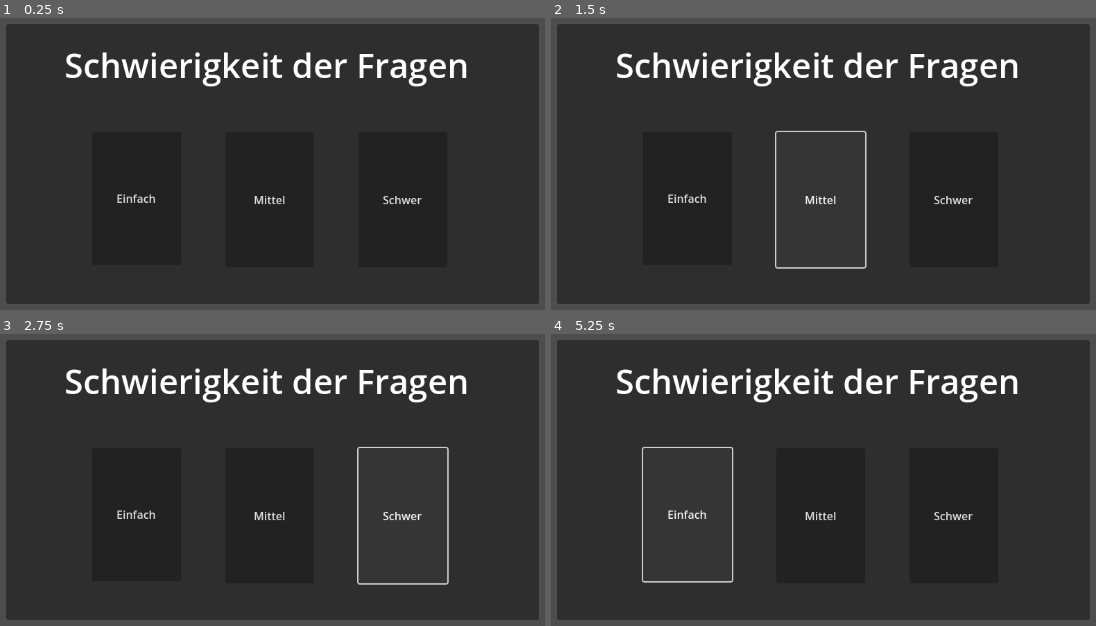
Above: before the commit, frames 1-4 (two rows, left to right).
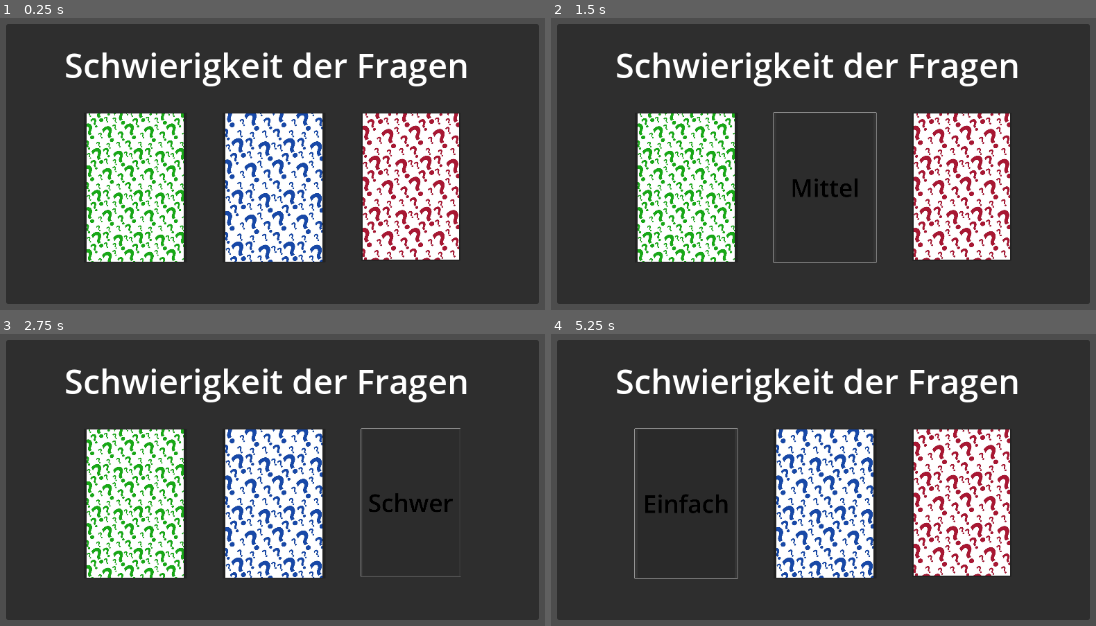
Above: after the commit, the same moments.

Repository: hfxbse/mparty
Game: Godot game, scene res://fieldActions/questionDifficulty/questionDifficulty.tscn
The game is run twice, just before and just after one commit, with the same random seed, the same clock (stepped at 60 frames per second) and the same inputs. This scene is started directly instead of the project's main scene.
Inputs:
- Up to frame 1 (0.25 s): no input
- Up to frame 2 (1.5 s): click "Einfach" at 0.5 s; click "Mittel" at 1.25 s
- Up to frame 3 (2.75 s): click "Schwer" at 2 s
- Up to frame 4 (5.25 s): click "Einfach" at 2.75 s; click "Mittel" at 3.5 s; click "Schwer" at 4.25 s; click "Einfach" at 5 s

The runs differ from the first frame. In frame 1, 27% of the frame differs, in the area x 15-85%, y 32-84%; in frame 2, 19%; in frame 3, 20%; in frame 4, 19%.

Commit message:
finishing question difficulty
finishing question difficulty

adding button colour

Diff:
--- a/fieldActions/questionDifficulty/questionDifficulty.tscn
+++ b/fieldActions/questionDifficulty/questionDifficulty.tscn
@@ -1,4 +1,8 @@
-[gd_scene format=3 uid="uid://c8nj6d5xqeitp"]
+[gd_scene load_steps=4 format=3 uid="uid://c8nj6d5xqeitp"]
+
+[ext_resource type="Texture2D" uid="uid://k5ljrlx7xtsj" path="res://Picture/EasyQuestionCard.png" id="1_t83nk"]
+[ext_resource type="Texture2D" uid="uid://b31y1mi7flnnp" path="res://Picture/mediumQuesrtionCard.png" id="2_kl5si"]
+[ext_resource type="Texture2D" uid="uid://bs0608tx25fkv" path="res://Picture/DifficultQuestionCard.png" id="3_xix84"]
 
 [node name="questionDifficulty" type="Control"]
 layout_mode = 3
@@ -40,32 +44,52 @@
 text = "Schwierigkeit der Fragen"
 
 [node name="Difficulty1" type="Button" parent="Panel"]
-layout_mode = 1
-anchors_preset = -1
-anchor_right = 1.0
-anchor_bottom = 1.0
-offset_left = 124.0
-offset_top = 156.0
-offset_right = -516.0
-offset_bottom = -56.0
-grow_vertical = 2
+layout_mode = 0
+offset_left = 112.0
+offset_top = 128.0
+offset_right = 662.0
+offset_bottom = 928.0
+scale = Vector2(0.27, 0.27)
+theme_override_colors/font_color = Color(0, 0, 0, 0)
+theme_override_colors/font_hover_color = Color(0, 0, 0, 1)
+theme_override_colors/icon_hover_color = Color(0, 0, 0, 0.2)
+theme_override_font_sizes/font_size = 130
 text = "Einfach"
+icon = ExtResource("1_t83nk")
+icon_alignment = 1
+expand_icon = true
 
 [node name="Difficulty2" type="Button" parent="Panel"]
 layout_mode = 0
-offset_left = 316.0
-offset_top = 156.0
-offset_right = 444.0
-offset_bottom = 351.0
+offset_left = 312.0
+offset_top = 128.0
+offset_right = 862.0
+offset_bottom = 928.0
+scale = Vector2(0.27, 0.27)
+theme_override_colors/font_color = Color(0, 0, 0, 0)
+theme_override_colors/font_hover_color = Color(0, 0, 0, 1)
+theme_override_colors/icon_hover_color = Color(0, 0, 0, 0.164706)
+theme_override_font_sizes/font_size = 130
 text = "Mittel"
+icon = ExtResource("2_kl5si")
+icon_alignment = 1
+expand_icon = true
 
 [node name="Difficulty3" type="Button" parent="Panel"]
 layout_mode = 0
-offset_left = 508.0
-offset_top = 156.0
-offset_right = 636.0
-offset_bottom = 351.0
+offset_left = 512.0
+offset_top = 128.0
+offset_right = 1041.0
+offset_bottom = 919.0
+scale = Vector2(0.27, 0.27)
+theme_override_colors/font_color = Color(0, 0, 0, 0)
+theme_override_colors/font_hover_color = Color(0, 0, 0, 1)
+theme_override_colors/icon_hover_color = Color(0, 0, 0, 0.168627)
+theme_override_font_sizes/font_size = 130
 text = "Schwer"
+icon = ExtResource("3_xix84")
+icon_alignment = 1
+expand_icon = true
 
 [connection signal="pressed" from="Panel/Difficulty1" to="." method="_on_difficulty_1_pressed"]
 [connection signal="pressed" from="Panel/Difficulty2" to="." method="_on_difficulty_2_pressed"]
Binary file added: Picture/DifficultQuestionCard.png
Not shown, added: Picture/DifficultQuestionCard.png.import
Binary file added: Picture/EasyQuestionCard.png
Not shown, added: Picture/EasyQuestionCard.png.import
Binary file added: Picture/mediumQuesrtionCard.png
Not shown, added: Picture/mediumQuesrtionCard.png.import
